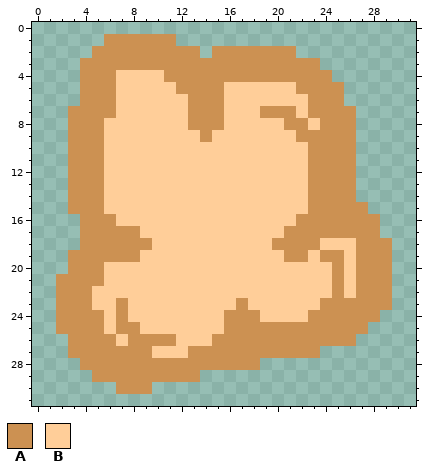
Two states of a pixel-art sprite, assets/fart.png. That is the earlier state.
The file is 32x32 pixels.
Palette (. is transparent): A #cc9152  B #ffce99
Pixels before, first column x 2:
 1 ....AAAAAA..................
 2 ...AAAAAAAAA.AAAAAAA........
 3 ..AAAAAAAAAAAAAAAAAAAA......
 4 ..AAABBBBAAAAAAAAAAAAAA.....
 5 ..AAABBBBBAAAABBBBBBAAAA....
 6 ..AAABBBBBBAAABBBBBBBAAA....
 7 .AAAABBBBBBAAABBBAAABAAAA...
 8 .AAABBBBBBBAAABBBBBAABAAA...
 9 .AAABBBBBBBBABBBBBBBAAAAA...
10 .AAABBBBBBBBBBBBBBBBBAAAA...
11 .AAABBBBBBBBBBBBBBBBBAAAA...
12 .AAABBBBBBBBBBBBBBBBBAAAA...
13 .AAABBBBBBBBBBBBBBBBBAAAA...
14 .AAABBBBBBBBBBBBBBBBBAAAA...
15 .AAABBBBBBBBBBBBBBBBBAAAAA..
16 ..AAABBBBBBBBBBBBBBBAAAAAAA.
17 ..AAAAABBBBBBBBBBBBAAAAAAAA.
18 ..AAAAAABBBBBBBBBBAAAABBBAAA
19 .AAAAAABBBBBBBBBBBBAABAABAAA
20 .AAABBBBBBBBBBBBBBBBBBBABAAA
21 AAAABBBBBBBBBBBBBBBBBBBABAAA
22 AAABBBBBBBBBBBBBBBBBBBBABAAA
23 AAABBABBBBBBBBBABBBBBBAAAAAA
24 AAAABABBBBBBBBAAABBBBAAAAAA.
25 AAAABAABBBBBBBAAAAAAAAAAAA..
26 .AAAABAAAABBBAAAAAAAAAAAA...
27 .AAAAAAABBBAAAAAAAAAAA......
28 ..AAAAAAAAAAAAAAA...........
29 ...AAAAAAAAA................
30 .....AAA....................
And afterwards:
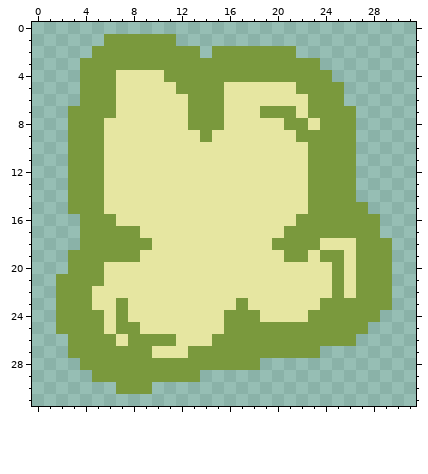
Log entry: GC4-17: Make fart more green
The edit:
{"colour":"A","old":"#cc9152","new":"#7a993d"}
{"colour":"B","old":"#ffce99","new":"#e6e6a1"}
{"label":"changed","picture_box":[56,34,392,394]}
